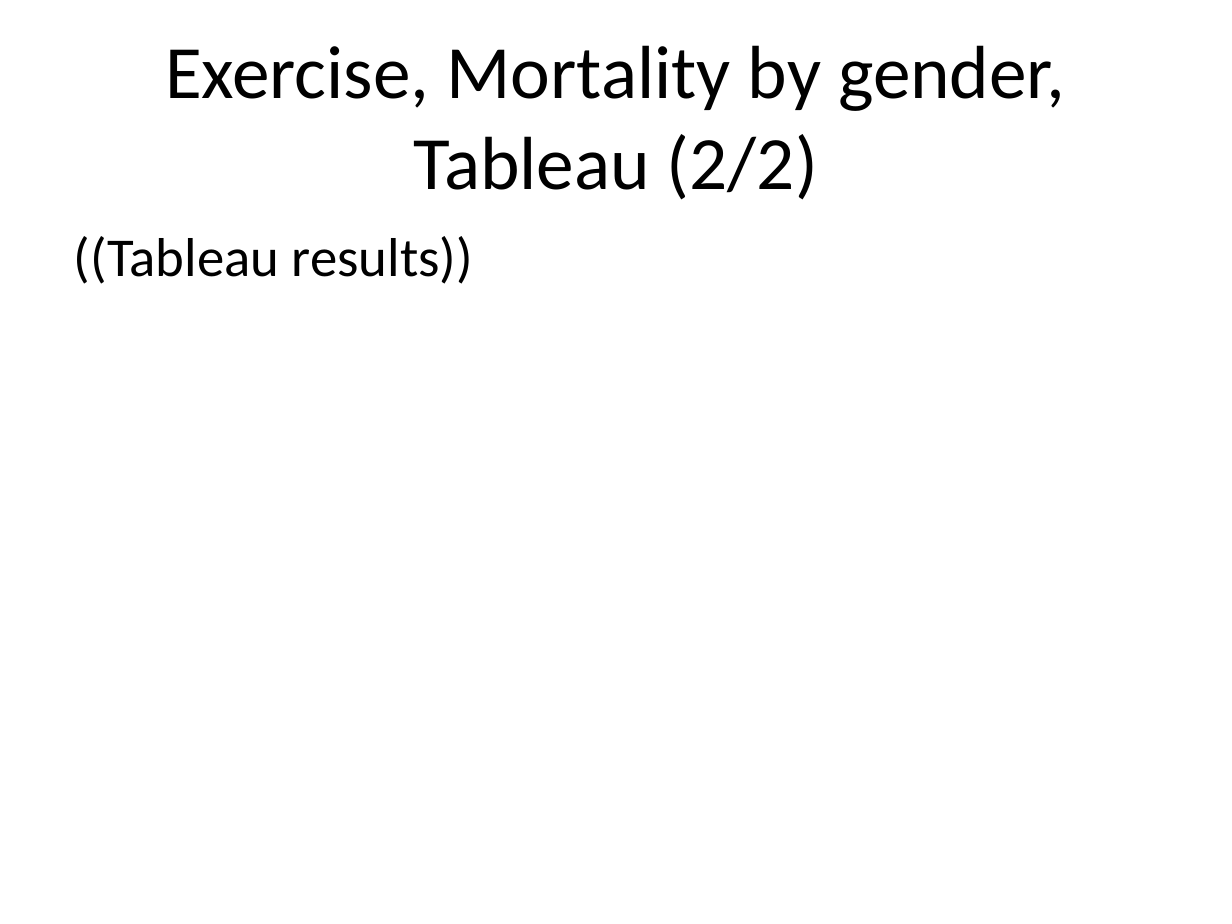
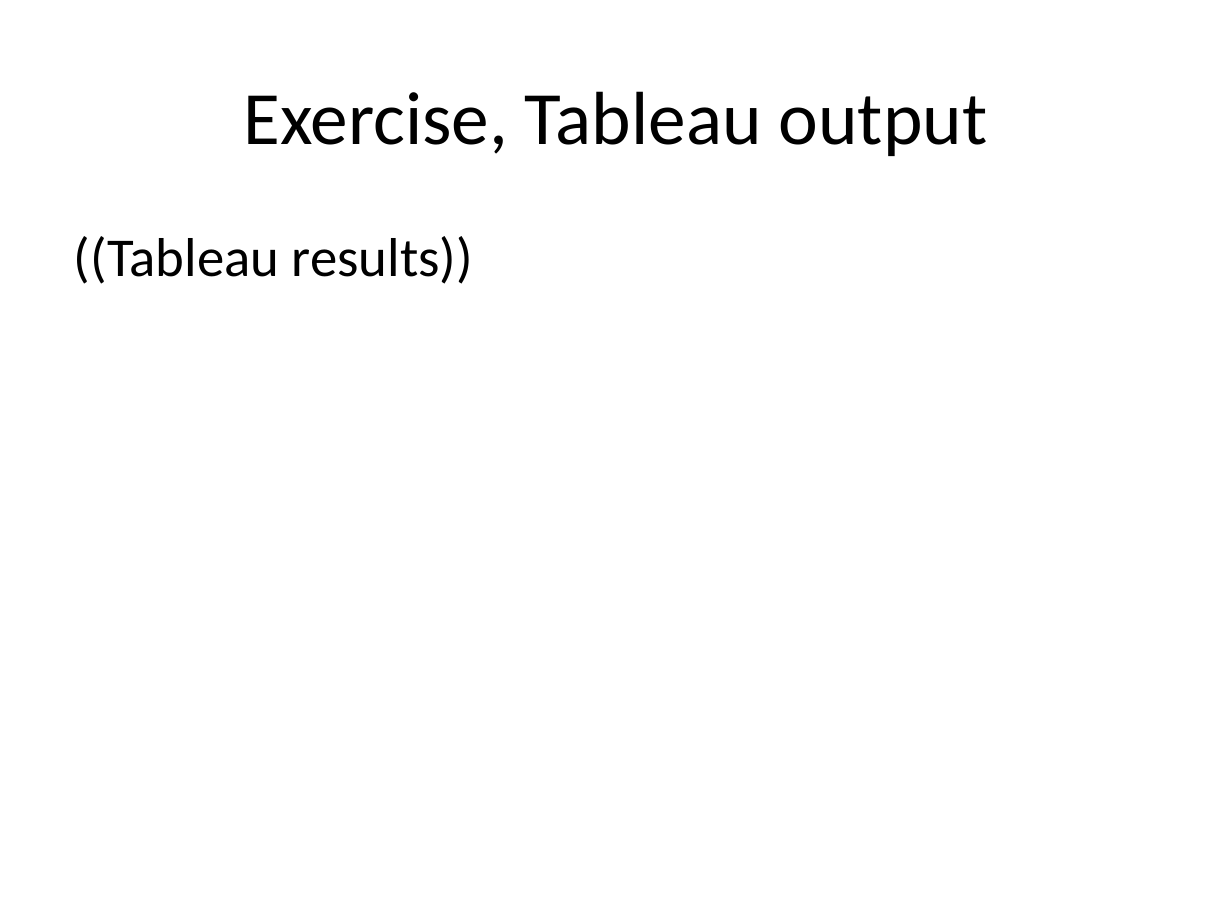
Before and after one commit to pmean/data-visualization, a slide deck: slide 38 of data-viz-02/component/fundamentals.pptx (slide 31 before the commit). Drawn at 1232x924 pixels with LibreOffice and Linux fonts; fonts in the diff are those of the drawing. Boxes give left, top, right and bottom in pixels: in the first picture for what was removed or moved away, otherwise in the second. Text is boxed around its words. In the diff, an @@ line names an element or a change of style, - is before the commit and + after.

```diff
--- a/data-viz-02/component/fundamentals.pptx
+++ b/data-viz-02/component/fundamentals.pptx
@@ title at (243,91,988,156): text changed @@
-Exercise, Mortality by gender, Tableau (2/2)
+Exercise, Tableau output
```
Also in this commit, not shown: 18 other slides changed, 12 slides added, 8 slides removed, 18 other files.
